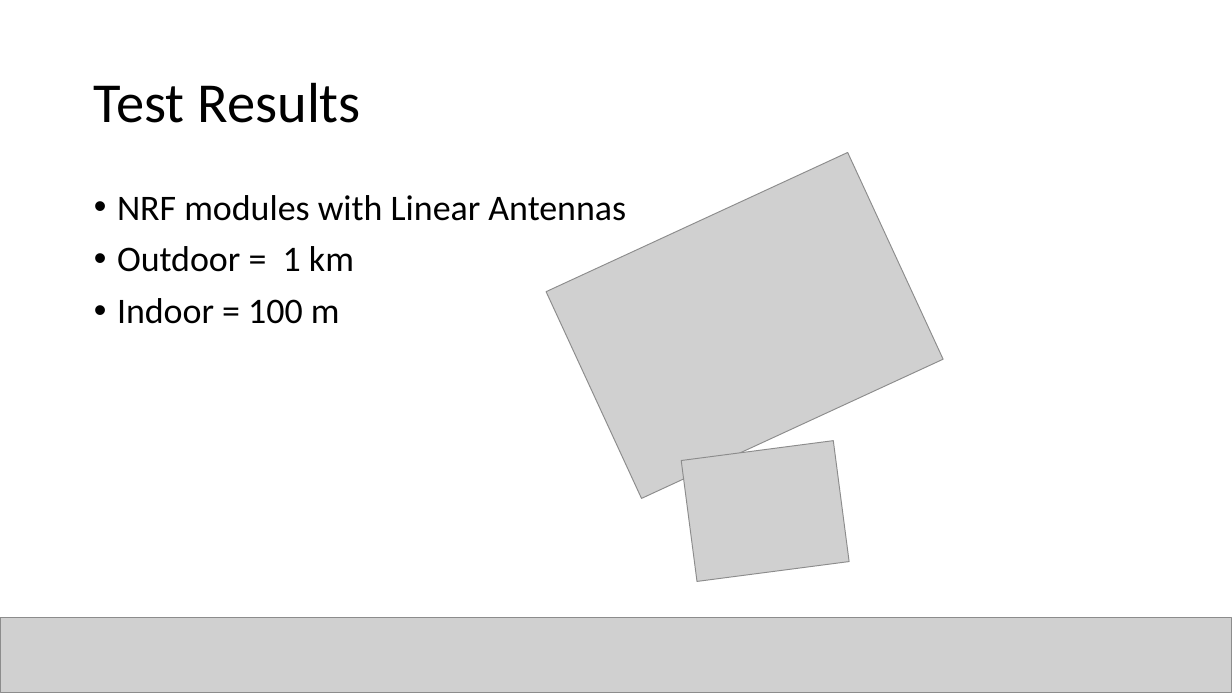
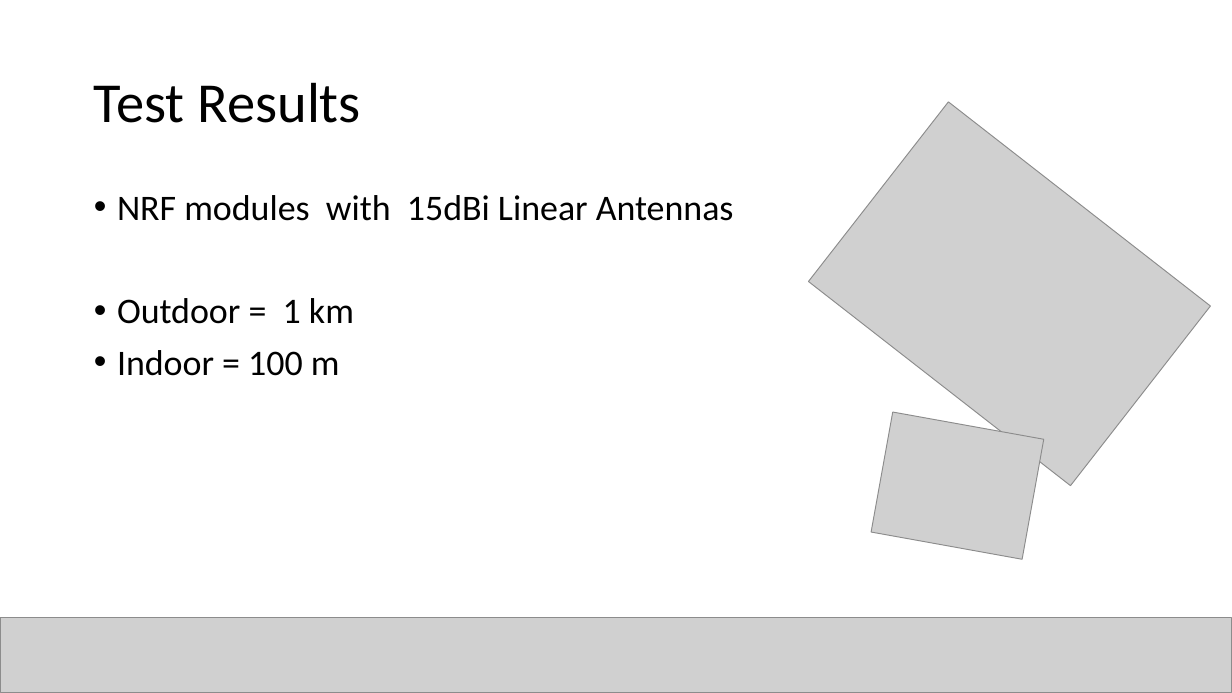
Before and after one commit to canerpotur/TROY-TECH, a slide deck: slide 9 of Troy Tech - Presentation/TROY - Kağan.pptx. Drawn at 1232x693 pixels with LibreOffice and Linux fonts; fonts in the diff are those of the drawing; grey boxes stand for pictures. Boxes give left, top, right and bottom in pixels: in the first picture for what was removed or moved away, otherwise in the second. Text is boxed around its words. In the diff, an @@ line names an element or a change of style, - is before the commit and + after.

```diff
--- a/Troy Tech - Presentation/TROY - Kağan.pptx
+++ b/Troy Tech - Presentation/TROY - Kağan.pptx
@@ picture at bbox=[809, 102, 1211, 486]: rotation 335 to 37 degrees @@
@@ text at bbox=[117, 195, 734, 221]: text changed @@
-• NRF modules with Linear Antennas
+• NRF modules with 15dBi Linear Antennas
@@ picture at bbox=[871, 413, 1044, 560]: rotation 352 to 10 degrees @@
```
Also in this commit, not shown: 4 other slides changed.
